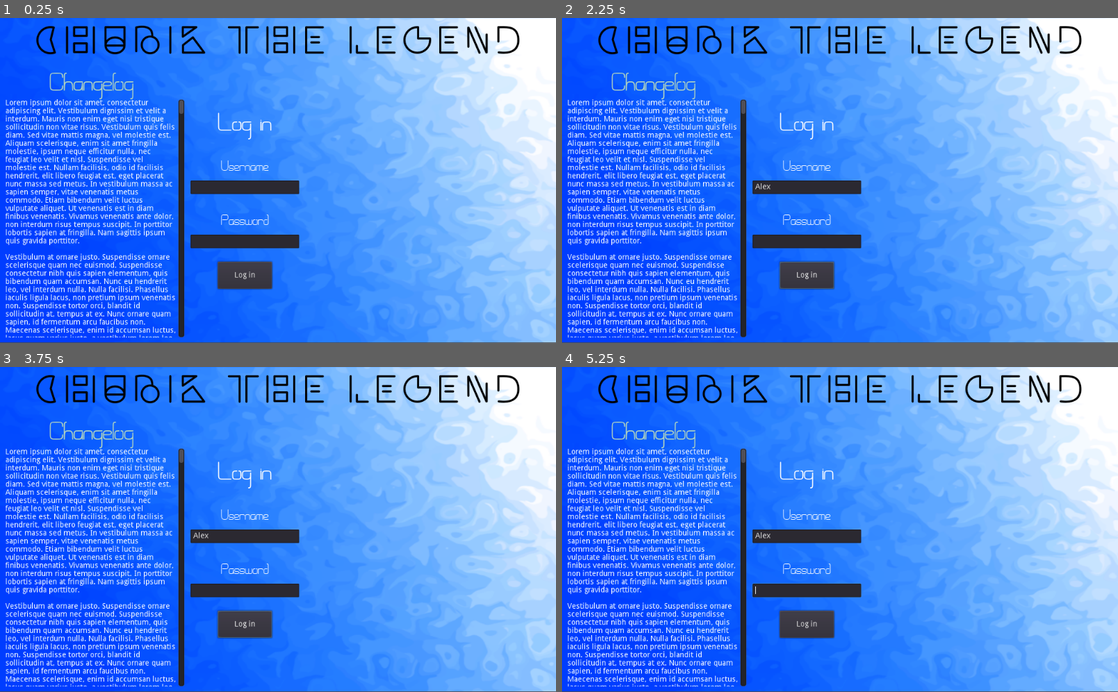
Above: before the commit, frames 1-4 (two rows, left to right).
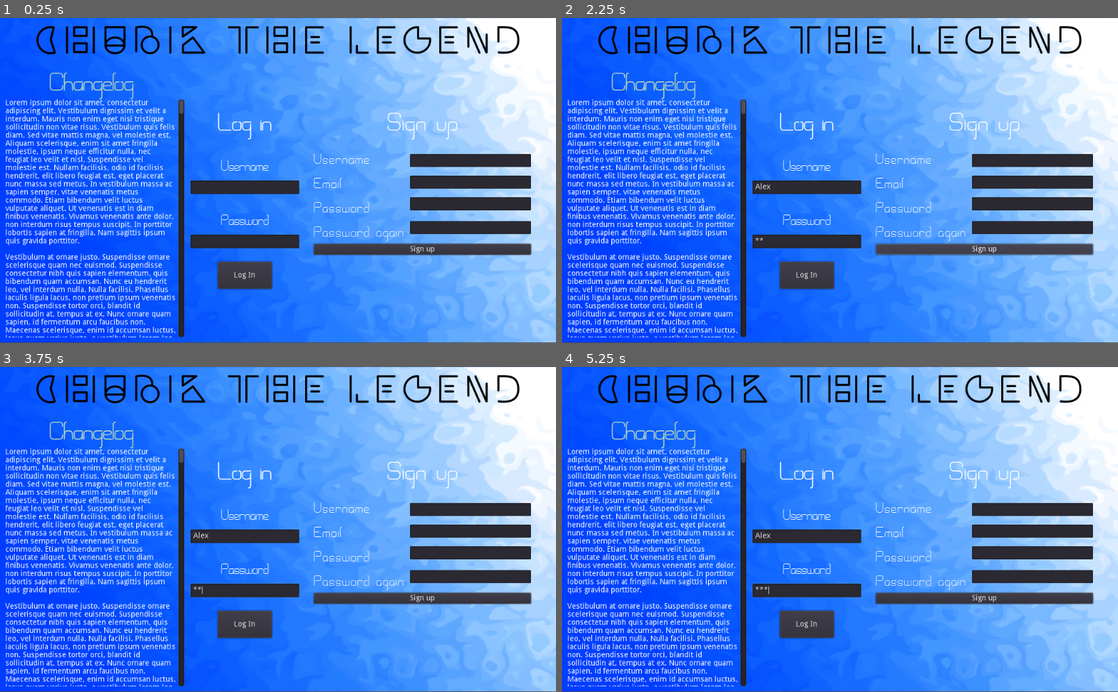
Above: after the commit, the same moments.

Repository: Team-Chubik/ChubikTheLegend
Game: Godot game, scene res://scenes/mainMenu/mainMenu.tscn
The game is run twice, just before and just after one commit, with the same random seed, the same clock (stepped at 60 frames per second) and the same inputs.
Inputs (mouse positions are in pixels of both pictures, inside the frame that each line leads up to):
- Up to frame 1 (0.25 s): no input
- Up to frame 2 (2.25 s): click (806, 187) at 0.52 s; type "Alex" at 0.6 s; click (806, 242) at 0.75 s; type "12" at 0.83 s; click "Log in" (after the commit: "Log In") at 1.25 s; click (984, 248) at 2 s, where only the run after the commit has a clickable "Sign up"
- Up to frame 3 (3.75 s): tap Enter at 2.75 s; move the mouse to (400, 513) at 2.77 s; hold Right (ui_right) 2.78-3.53 s; click (400, 513) at 2.92 s; tap Space at 3.5 s; move the mouse to (166, 545) at 3.52 s; hold Left (ui_left) from 3.53 s (still down)
- Up to frame 4 (5.25 s): tap Enter at 4.25 s; move the mouse to (895, 458) at 4.27 s; release Left (ui_left) at 4.28 s; hold Right (ui_right) from 4.28 s (still down); tap Space at 5 s; move the mouse to (812, 594) at 5.02 s; click (812, 594) at 5.17 s

The runs differ from the first frame. In frame 1, 5.7% of the frame differs, in the area x 42-96%, y 29-81%; in frame 2, 5.7%; in frame 3, 5.8%, in the area x 34-96%, y 29-84%; in frame 4, 5.7%.

Commit message:
Last commit for today

Diff:
--- a/ChubikTheLegend_Client/Client.gd
+++ b/ChubikTheLegend_Client/Client.gd
@@ -2,7 +2,7 @@
 
 # vytvoření proměnných
 # connection => uchovává informace o spojení
-# peerstream => proud packetů se serverem§
+# peerstream => proud packetů se serverem
 # received => vyšle signál když přijme TCP packet
 var connection = null
 var peerstream = null
@@ -15,9 +15,6 @@
 		connection.connect_to_host("127.0.0.1", 9090)
 		peerstream = PacketPeerStream.new()
 		peerstream.set_stream_peer(connection)
-		send_code(1002)
-		send_string("Hello")
-		send_combined(1001,"Hello")
 
 func _process(_delta):
 	if peerstream.get_available_packet_count() > 0 :
--- a/ChubikTheLegend_Client/Globals.gd
+++ b/ChubikTheLegend_Client/Globals.gd
@@ -14,6 +14,3 @@
 var mainVolume # Hlavní volume
 var effectsVolume # Efekty (výbuchy, stavění, atd.)
 var backgroundMusicVolume # Hlasitost hudby v pozadí
-
-func _nic():
-	print("nic")
--- /dev/null
+++ b/ChubikTheLegend_Client/Setup.gd
@@ -0,0 +1,3 @@
+extends Node
+func _ready():
+	pass
--- a/ChubikTheLegend_Client/project.godot
+++ b/ChubikTheLegend_Client/project.godot
@@ -22,11 +22,16 @@
 
 globals="*res://Globals.gd"
 client="*res://Client.gd"
+Setup="*res://Setup.gd"
 
 [display]
 
 window/size/resizable=false
 
+[locale]
+
+translations=PoolStringArray(  )
+
 [rendering]
 
 environment/default_environment="res://default_env.tres"
--- a/ChubikTheLegend_Client/scenes/Prefabs/Login/Login.tscn
+++ b/ChubikTheLegend_Client/scenes/Prefabs/Login/Login.tscn
@@ -17,9 +17,9 @@
 
 [node name="Login" type="Control"]
 margin_left = 1.54987
-margin_top = -0.803101
+margin_top = -1.5968
 margin_right = 201.55
-margin_bottom = 424.197
+margin_bottom = 423.403
 script = ExtResource( 1 )
 __meta__ = {
 "_edit_use_anchors_": false
@@ -40,13 +40,15 @@
 margin_right = 200.0
 margin_bottom = 175.0
 max_length = 16
+__meta__ = {
+"_edit_use_anchors_": false
+}
 
 [node name="Password" type="LineEdit" parent="."]
 margin_top = 250.0
 margin_right = 200.0
 margin_bottom = 275.0
 secret = true
-secret_character = "●"
 __meta__ = {
 "_edit_use_anchors_": false
 }
@@ -69,6 +71,9 @@
 custom_fonts/font = SubResource( 2 )
 text = "Username"
 align = 1
+__meta__ = {
+"_edit_use_anchors_": false
+}
 
 [node name="PasswordLabel" type="Label" parent="."]
 margin_left = 50.0
@@ -84,7 +89,7 @@
 margin_top = 300.0
 margin_right = 150.0
 margin_bottom = 350.0
-text = "Log in"
+text = "Log In"
 __meta__ = {
 "_edit_use_anchors_": false
 }
--- /dev/null
+++ b/ChubikTheLegend_Client/scenes/Prefabs/Signup/Signup.gd
@@ -0,0 +1 @@
+extends Node
--- /dev/null
+++ b/ChubikTheLegend_Client/scenes/Prefabs/Signup/Signup.tscn
@@ -0,0 +1,196 @@
+[gd_scene load_steps=8 format=2]
+
+[ext_resource path="res://scenes/Prefabs/Signup/Signup.gd" type="Script" id=1]
+[ext_resource path="res://assets/Fonts/ComfortJKL.ttf" type="DynamicFontData" id=2]
+
+[sub_resource type="DynamicFont" id=5]
+size = 65
+extra_spacing_char = 2
+font_data = ExtResource( 2 )
+
+[sub_resource type="DynamicFont" id=1]
+size = 35
+extra_spacing_char = 2
+font_data = ExtResource( 2 )
+
+[sub_resource type="DynamicFont" id=2]
+size = 35
+extra_spacing_char = 2
+font_data = ExtResource( 2 )
+
+[sub_resource type="DynamicFont" id=3]
+size = 35
+extra_spacing_char = 2
+font_data = ExtResource( 2 )
+
+[sub_resource type="DynamicFont" id=4]
+size = 35
+extra_spacing_char = 2
+font_data = ExtResource( 2 )
+
+[node name="Signup" type="Control"]
+anchor_right = 1.0
+anchor_bottom = 1.0
+margin_left = 0.890991
+margin_top = -3.56357
+margin_right = 0.890869
+margin_bottom = -3.5636
+script = ExtResource( 1 )
+__meta__ = {
+"_edit_use_anchors_": false
+}
+
+[node name="VSplitContainer" type="VBoxContainer" parent="."]
+margin_right = 400.0
+margin_bottom = 350.0
+__meta__ = {
+"_edit_use_anchors_": false
+}
+
+[node name="UpPart" type="VSplitContainer" parent="VSplitContainer"]
+margin_right = 400.0
+margin_bottom = 263.0
+__meta__ = {
+"_edit_use_anchors_": false
+}
+
+[node name="Label" type="Label" parent="VSplitContainer/UpPart"]
+margin_right = 400.0
+margin_bottom = 75.0
+custom_fonts/font = SubResource( 5 )
+text = "Sign up"
+align = 1
+__meta__ = {
+"_edit_use_anchors_": false
+}
+
+[node name="BottomPart" type="HSplitContainer" parent="VSplitContainer/UpPart"]
+margin_top = 87.0
+margin_right = 400.0
+margin_bottom = 263.0
+__meta__ = {
+"_edit_use_anchors_": false
+}
+
+[node name="Labels" type="VBoxContainer" parent="VSplitContainer/UpPart/BottomPart"]
+margin_right = 165.0
+margin_bottom = 176.0
+rect_clip_content = true
+alignment = 1
+__meta__ = {
+"_edit_use_anchors_": false
+}
+
+[node name="UsernameLabel" type="Label" parent="VSplitContainer/UpPart/BottomPart/Labels"]
+margin_right = 165.0
+margin_bottom = 41.0
+custom_fonts/font = SubResource( 1 )
+text = "Username"
+
+[node name="EmailLabel" type="Label" parent="VSplitContainer/UpPart/BottomPart/Labels"]
+margin_top = 45.0
+margin_right = 165.0
+margin_bottom = 86.0
+custom_fonts/font = SubResource( 2 )
+text = "Email"
+
+[node name="PasswordLabel" type="Label" parent="VSplitContainer/UpPart/BottomPart/Labels"]
+margin_top = 90.0
+margin_right = 165.0
+margin_bottom = 131.0
+custom_fonts/font = SubResource( 3 )
+text = "Password"
+
+[node name="PasswordAgainLabel" type="Label" parent="VSplitContainer/UpPart/BottomPart/Labels"]
+margin_top = 135.0
+margin_right = 165.0
+margin_bottom = 176.0
+custom_fonts/font = SubResource( 4 )
+text = "Password again"
+
+[node name="inputs" type="VBoxContainer" parent="VSplitContainer/UpPart/BottomPart"]
+margin_left = 177.0
+margin_right = 400.0
+margin_bottom = 176.0
+alignment = 1
+__meta__ = {
+"_edit_use_anchors_": false
+}
+
+[node name="Username" type="LineEdit" parent="VSplitContainer/UpPart/BottomPart/inputs"]
+margin_top = 14.0
+margin_right = 223.0
+margin_bottom = 38.0
+
+[node name="Control" type="Control" parent="VSplitContainer/UpPart/BottomPart/inputs"]
+margin_top = 42.0
+margin_right = 223.0
+margin_bottom = 42.0
+
+[node name="Control2" type="Control" parent="VSplitContainer/UpPart/BottomPart/inputs"]
+margin_top = 46.0
+margin_right = 223.0
+margin_bottom = 46.0
+
+[node name="Control9" type="Control" parent="VSplitContainer/UpPart/BottomPart/inputs"]
+margin_top = 50.0
+margin_right = 223.0
+margin_bottom = 50.0
+
+[node name="Email" type="LineEdit" parent="VSplitContainer/UpPart/BottomPart/inputs"]
+margin_top = 54.0
+margin_right = 223.0
+margin_bottom = 78.0
+
+[node name="Control3" type="Control" parent="VSplitContainer/UpPart/BottomPart/inputs"]
+margin_top = 82.0
+margin_right = 223.0
+margin_bottom = 82.0
+
+[node name="Control5" type="Control" parent="VSplitContainer/UpPart/BottomPart/inputs"]
+margin_top = 86.0
+margin_right = 223.0
+margin_bottom = 86.0
+
+[node name="Control8" type="Control" parent="VSplitContainer/UpPart/BottomPart/inputs"]
+margin_top = 90.0
+margin_right = 223.0
+margin_bottom = 90.0
+
+[node name="Password" type="LineEdit" parent="VSplitContainer/UpPart/BottomPart/inputs"]
+margin_top = 94.0
+margin_right = 223.0
+margin_bottom = 118.0
+secret = true
+
+[node name="Control4" type="Control" parent="VSplitContainer/UpPart/BottomPart/inputs"]
+margin_top = 122.0
+margin_right = 223.0
+margin_bottom = 122.0
+
+[node name="Control6" type="Control" parent="VSplitContainer/UpPart/BottomPart/inputs"]
+margin_top = 126.0
+margin_right = 223.0
+margin_bottom = 126.0
+
+[node name="Control7" type="Control" parent="VSplitContainer/UpPart/BottomPart/inputs"]
+margin_top = 130.0
+margin_right = 223.0
+margin_bottom = 130.0
+
+[node name="Control10" type="Control" parent="VSplitContainer/UpPart/BottomPart/inputs"]
+margin_top = 134.0
+margin_right = 223.0
+margin_bottom = 134.0
+
+[node name="PasswordAgain" type="LineEdit" parent="VSplitContainer/UpPart/BottomPart/inputs"]
+margin_top = 138.0
+margin_right = 223.0
+margin_bottom = 162.0
+secret = true
+
+[node name="Button" type="Button" parent="VSplitContainer"]
+margin_top = 267.0
+margin_right = 400.0
+margin_bottom = 287.0
+text = "Sign up"
--- a/ChubikTheLegend_Client/scenes/mainMenu/mainMenu.tscn
+++ b/ChubikTheLegend_Client/scenes/mainMenu/mainMenu.tscn
@@ -1,9 +1,10 @@
-[gd_scene load_steps=7 format=2]
+[gd_scene load_steps=8 format=2]
 
 [ext_resource path="res://assets/Images/background.png" type="Texture" id=1]
 [ext_resource path="res://assets/Fonts/Artypa.otf" type="DynamicFontData" id=2]
 [ext_resource path="res://assets/Fonts/ComfortJKL.ttf" type="DynamicFontData" id=3]
 [ext_resource path="res://scenes/Prefabs/Login/Login.tscn" type="PackedScene" id=4]
+[ext_resource path="res://scenes/Prefabs/Signup/Signup.tscn" type="PackedScene" id=5]
 
 [sub_resource type="DynamicFont" id=1]
 size = 60
@@ -23,30 +24,6 @@
 position = Vector2( 512.837, 299.67 )
 scale = Vector2( 1.575, 1.22495 )
 texture = ExtResource( 1 )
-
-[node name="Title" type="Label" parent="."]
-margin_right = 1026.0
-margin_bottom = 107.0
-custom_fonts/font = SubResource( 1 )
-custom_colors/font_color = Color( 0, 0, 0, 1 )
-text = "Chubik The Legend"
-align = 1
-__meta__ = {
-"_edit_use_anchors_": false
-}
-
-[node name="ChangelogTitle" type="Label" parent="."]
-margin_left = 10.0
-margin_top = 76.0
-margin_right = 328.918
-margin_bottom = 151.0
-custom_fonts/font = SubResource( 2 )
-custom_colors/font_color = Color( 0.733333, 0.858824, 0.737255, 1 )
-text = "Changelog"
-align = 1
-__meta__ = {
-"_edit_use_anchors_": false
-}
 
 [node name="Changelog" type="RichTextLabel" parent="."]
 margin_left = 10.0
@@ -156,8 +133,38 @@
 "_edit_use_anchors_": false
 }
 
+[node name="Title" type="Label" parent="."]
+margin_right = 1026.0
+margin_bottom = 107.0
+custom_fonts/font = SubResource( 1 )
+custom_colors/font_color = Color( 0, 0, 0, 1 )
+text = "Chubik The Legend"
+align = 1
+__meta__ = {
+"_edit_use_anchors_": false
+}
+
+[node name="ChangelogTitle" type="Label" parent="."]
+margin_left = 10.0
+margin_top = 76.0
+margin_right = 328.918
+margin_bottom = 151.0
+custom_fonts/font = SubResource( 2 )
+custom_colors/font_color = Color( 0.733333, 0.858824, 0.737255, 1 )
+text = "Changelog"
+align = 1
+__meta__ = {
+"_edit_use_anchors_": false
+}
+
 [node name="Login" parent="." instance=ExtResource( 4 )]
 margin_left = 350.778
 margin_top = 150.0
 margin_right = 550.778
 margin_bottom = 578.969
+
+[node name="Signup" parent="." instance=ExtResource( 5 )]
+margin_left = 577.638
+margin_top = 150.0
+margin_right = 577.638
+margin_bottom = 150.0
Not shown, removed: ChubikTheLegend_Server/StreamTcp.js
Not shown, removed: ChubikTheLegend_Server/index.js
Not shown, removed: ChubikTheLegend_Server/packets.js
Not shown, removed: ChubikTheLegend_Server/process/i_want_to_go_left.js
Not shown, removed: ChubikTheLegend_Server/process/i_want_to_go_right.js
Not shown, removed: ChubikTheLegend_Server/process/index.js
Not shown, added: ChubikTheLegend_Server/server.py
Not shown, added: ChubikTheLegend_Server/users.db
